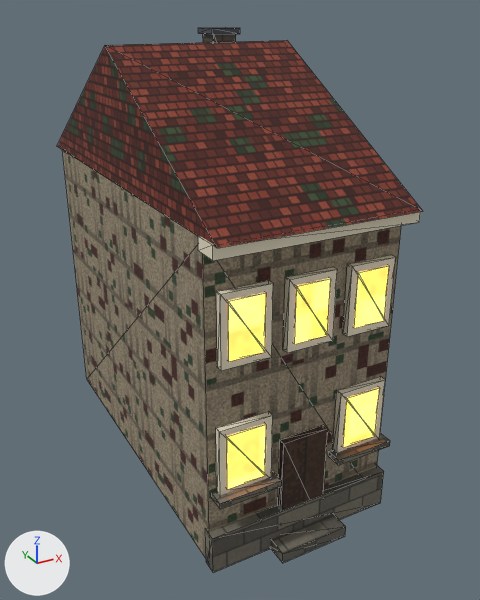
Before and after pictures for a commit that changed the FBX model output/world-modeling-v1/maps/maribor/Export/ENV_C_Facade_5.fbx.
Both versions are drawn from a 50 mm lens placed at (-6.17, -8.78, 9.83), pointed at (0.44, 3.25, 3.82). Lighting does not change. The marker at lower left points along +X, +Y and +Z. The older version comes first. Mesh edges are drawn as thin lines.

Script lines for the objects in view, before the commit:
```python
mat_mb_ivory = principled_material('MB_Ivory')
mat_mb_ivory.base_color = (0.82, 0.75, 0.58)  # pale yellow #eae1c8
mat_mb_ivory.roughness = 0.92
me_env_c_facade_5 = bpy.data.meshes.new('ENV_C_Facade_5')
me_env_c_facade_5.from_pydata(...)  # 158 vertices, 236 faces; spans x -2.03..2.03, y -0.62..8.5, z 0.0..9.42
# faces by material slot: [12, 60, 72, 12, 60, 8, 12]
me_env_c_facade_5.materials.append(mat_mb_stucco_1)  # picture img_stucco_1_png
me_env_c_facade_5.materials.append(mat_mb_ashlar)  # picture img_ashlar_png
me_env_c_facade_5.materials.append(mat_mb_ivory)  # pale yellow #eae1c8
me_env_c_facade_5.materials.append(mat_mb_doorwood)  # picture img_wood_png
me_env_c_facade_5.materials.append(mat_mb_windowlit)
me_env_c_facade_5.materials.append(mat_mb_terracotta)  # picture img_terracotta_png
me_env_c_facade_5.materials.append(mat_mb_iron)  # dark grey #4b5059
ob_env_c_facade_5 = bpy.data.objects.new('ENV_C_Facade_5', me_env_c_facade_5)
ob_env_c_facade_5.location = (0.0, 0.0, 0.0)
```
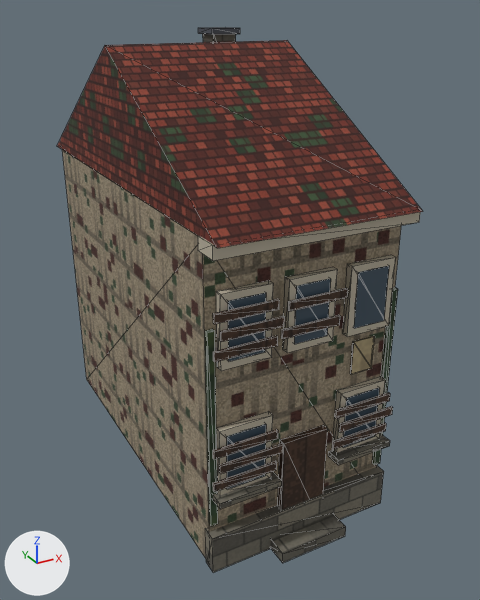
Edits to the bpy script that builds the scene:
```text
Change mat_mb_ivory:
    mat_mb_ivory.base_color: (0.82, 0.75, 0.58) -> (0.5, 0.45, 0.35)  # pale yellow #eae1c8 -> grey #bcb3a0
Add mat_mb_darkglass:
    mat_mb_darkglass = principled_material('MB_DarkGlass')
    mat_mb_darkglass.base_color = (0.05, 0.08, 0.11)  # dark blue #3f505d
    mat_mb_darkglass.roughness = 0.25
Change me_env_c_facade_5:
    remove me_env_c_facade_5.from_pydata(...)  # 158 vertices, 236 faces; spans x -2.03..2.03, y -0.62..8.5, z 0.0..9.42
    add me_env_c_facade_5.from_pydata(...)  # 270 vertices, 404 faces; spans x -2.03..2.03, y -0.62..8.5, z 0.0..9.42
    me_env_c_facade_5 part 1: a new loose piece, a box spanning x -2.01..-0.71, y -0.265..-0.215, z 1.956..2.126, in mat_mb_plank (picture img_wood_png)
    me_env_c_facade_5 part 2: a new loose piece, a box spanning x -1.89..-0.59, y -0.275..-0.225, z 2.315..2.485, in mat_mb_plank (picture img_wood_png)
    me_env_c_facade_5 part 3: a new loose piece, a box spanning x -2.01..-0.71, y -0.285..-0.235, z 2.674..2.844, in mat_mb_plank (picture img_wood_png)
    me_env_c_facade_5 part 4: a new loose piece, a box spanning x 0.59..1.89, y -0.265..-0.215, z 1.956..2.126, in mat_mb_plank (picture img_wood_png)
    me_env_c_facade_5 part 5: a new loose piece, a box spanning x 0.71..2.01, y -0.275..-0.225, z 2.315..2.485, in mat_mb_plank (picture img_wood_png)
    me_env_c_facade_5 part 6: a new loose piece, a box spanning x 0.59..1.89, y -0.285..-0.235, z 2.674..2.844, in mat_mb_plank (picture img_wood_png)
    me_env_c_facade_5 part 7: a new loose piece, a box spanning x -1.96..-0.76, y -0.265..-0.215, z 4.571..4.741, in mat_mb_plank (picture img_wood_png)
    me_env_c_facade_5 part 8: a new loose piece, a box spanning x -1.84..-0.64, y -0.275..-0.225, z 4.915..5.085, in mat_mb_plank (picture img_wood_png)
    me_env_c_facade_5 part 9: a new loose piece, a box spanning x -1.96..-0.76, y -0.285..-0.235, z 5.259..5.429, in mat_mb_plank (picture img_wood_png)
    me_env_c_facade_5 part 10: a new loose piece, a box spanning x -0.66..0.54, y -0.265..-0.215, z 4.665..4.835, in mat_mb_plank (picture img_wood_png)
    me_env_c_facade_5 part 11: a new loose piece, a box spanning x -0.54..0.66, y -0.275..-0.225, z 5.165..5.335, in mat_mb_plank (picture img_wood_png)
    me_env_c_facade_5 part 12: a new loose piece, a box spanning x -2.0..-1.86, y -0.08..0.0, z 1.031..5.034, in mat_mb_ivy (picture img_leaf_png)
    me_env_c_facade_5 part 13: a new loose piece, a box spanning x 1.86..2.0, y -0.08..0.0, z 0.989..4.995, in mat_mb_ivy (picture img_leaf_png)
    me_env_c_facade_5 part 14: a new loose piece, a box spanning x 1.05..1.55, y -0.065..-0.035, z 3.4..4.1, in mat_mb_poster_001 (picture img_poster_png)
    me_env_c_facade_5 part 15: 60 faces spanning x -1.7..1.7, y -0.17..-0.11, z 1.83..5.55 switch from mat_mb_windowlit to mat_mb_darkglass (dark blue #3f505d)
    add me_env_c_facade_5.materials.append(mat_mb_plank)  # picture img_wood_png
    add me_env_c_facade_5.materials.append(mat_mb_ivy)  # picture img_leaf_png
    add me_env_c_facade_5.materials.append(mat_mb_poster_001)  # picture img_poster_png
```

Changed parts and their boxes (x1, y1, x2, y2) in the pictures (480 x 600 px):
'ENV_C_Facade_5', recoloured, reshaped (darker): (57, 27, 423, 573) in both
part 1 of me_env_c_facade_5, added: after (213, 461, 277, 492)
part 2 of me_env_c_facade_5, added: after (219, 443, 283, 474)
part 3 of me_env_c_facade_5, added: after (213, 429, 278, 460)
part 4 of me_env_c_facade_5, added: after (332, 423, 386, 449)
part 5 of me_env_c_facade_5, added: after (339, 406, 393, 432)
part 6 of me_env_c_facade_5, added: after (335, 392, 390, 419)
part 7 of me_env_c_facade_5, added: after (213, 336, 278, 362)
part 8 of me_env_c_facade_5, added: after (220, 316, 285, 342)
part 9 of me_env_c_facade_5, added: after (213, 299, 279, 324)
part 10 of me_env_c_facade_5, added: after (281, 315, 340, 339)
part 11 of me_env_c_facade_5, added: after (288, 288, 348, 311)
part 12 of me_env_c_facade_5, added: after (205, 329, 218, 526)
part 13 of me_env_c_facade_5, added: after (372, 287, 398, 465)
part 14 of me_env_c_facade_5, added (brown): after (350, 336, 375, 374)
part 15 of me_env_c_facade_5, recoloured (yellow to dark blue): (227, 266, 389, 489) in both
